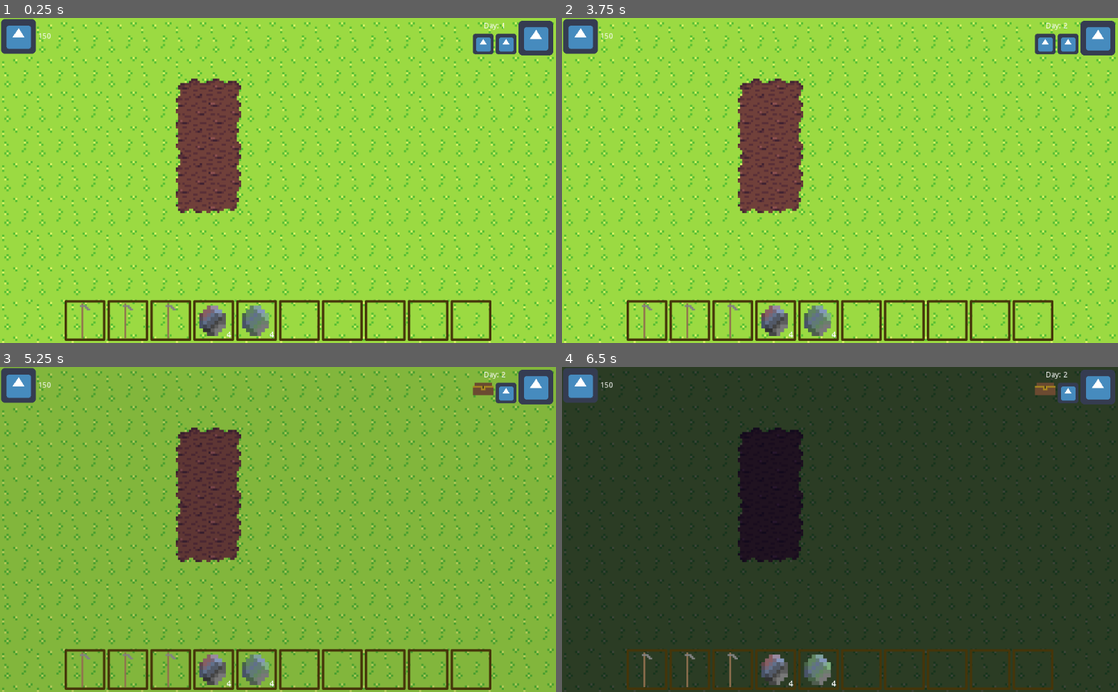
Above: before the commit, frames 1-4 (two rows, left to right).
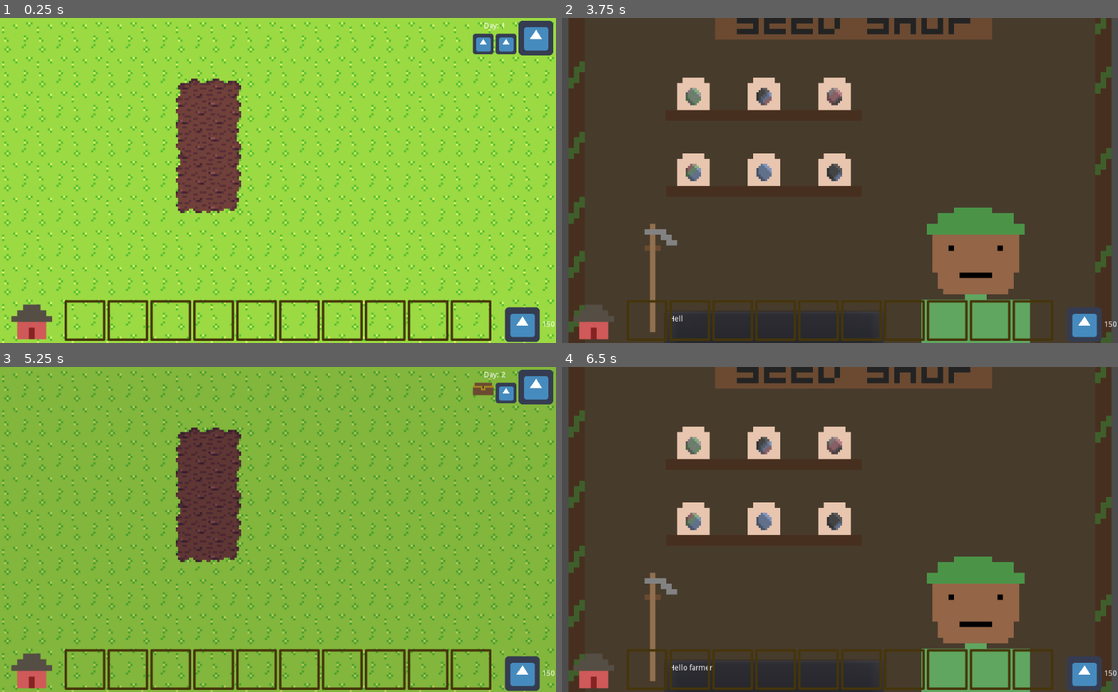
Above: after the commit, the same moments.

Repository: mrtheduts/GoGodotJam3
Game: Godot game, scene res://src/Main/Main.tscn
Two runs of this game, one before a commit and one after it. Both use one fixed random seed, a clock stepped at 60 frames per second and the inputs below. The engine's default icon, where the game draws it, is replaced by a stand-in: a white triangle on a blue panel in a dark square.
Inputs (mouse positions are in pixels of both pictures, inside the frame that each line leads up to):
- Up to frame 1 (0.25 s): no input
- Up to frame 2 (3.75 s): click (595, 323) at 0.52 s; click (595, 323) at 1.27 s; click (1095, 37) at 2 s; click (1095, 37) at 2.75 s; click (595, 323) at 3.52 s
- Up to frame 3 (5.25 s): click (33, 672) at 4.27 s; click (533, 386) at 5 s
- Up to frame 4 (6.5 s): click (595, 672) at 5.77 s

The runs differ from the first frame. In frame 1, 2.9% of the frame differs, in the area x 0-100%, y 0-100%; in frame 2, 97%; in frame 3, 2.9%; in frame 4, 94%.

Commit message:
Shop linked on main

Diff:
--- a/src/Menu/Menu.gd
+++ b/src/Menu/Menu.gd
@@ -17,7 +17,7 @@
 
 
 func _on_StartButton_pressed():
-	get_tree().change_scene("res://src/CloseUpPlot/CloseUpPlot.tscn")
+	get_tree().change_scene("res://src/Main/Main.tscn")
 
 
 func _on_QuitButton_pressed():
--- a/src/Shop/SeedPacket/SeedPacket.gd
+++ b/src/Shop/SeedPacket/SeedPacket.gd
@@ -8,18 +8,18 @@
 const ICON_PADDING : Vector2 = Vector2(0, 5)
 
 var _id : int
-var _value : float
 var _plant : Plant
+var _value : int
 
-func init(id, value):
+func init(id: int, plant: Plant):
 	_id = id
-	_value = value
-
-	_plant = PlantFactory.gen_random_plant()
+	_value = ItemDatabase.get_item(String(Constants.SEED_ITEM_ID))["sell_price"]
+	_plant = plant
 
 	var new_seed = SEED_SCENE.instance()
 	new_seed.init_seed(_plant)
 	add_child(new_seed)
+
 	new_seed.position = position + ICON_PADDING
 
 func _input_event(_viewport, _event, _shape_idx):
--- a/src/Shop/Shop.gd
+++ b/src/Shop/Shop.gd
@@ -1,4 +1,4 @@
-extends Node2D
+extends Node
 
 
 var SEED_PACKET_SCENE = load("res://src/Shop/SeedPacket/SeedPacket.tscn")
@@ -16,22 +16,13 @@
 const BAG_POSITION : Vector2 = Vector2(-195, 160)
 const DIALOG_POSITION : Vector2 = Vector2(-325, 239)
 
-const SEED_ITEM_ID : int = 4
-const HOE_ITEM_ID : int = 1
-
 var ITEM_ID_MAPPING : Dictionary = {
-	"Hoe" : HOE_ITEM_ID
+	"Hoe" : Constants.HOE_ITEM_ID
 }
 
 var _shop_level : int = 0
-
-var shop_items : Array = []
 var selected_item : Dictionary
-
 var displayed_tools_id : Array = [1]
-
-func _on_WorldManager_new_day():
-	restock()
 
 func _on_SeedPacket_selection(id: int):
 	selected_item = get_item_by_id(str(id))
@@ -49,10 +40,13 @@
 				$Dialog.skip_dialog = true
 
 func _ready():
-	Utils.conn_nodes(WorldManager, "new_day", self, "_on_WorldManager_new_day")
-	restock()
+	if PlayerState._shop_can_restock:
+		PlayerState._shop_can_restock = false
+		restock()
+	else:
+		load_stock()
 
-	if shop_items.size() > 0:
+	if PlayerState._shop_items.size() > 0:
 		display_items()
 
 	shopper_dialog(Constants.SHOP_WELCOME_TEXT)
@@ -69,29 +63,32 @@
 	var value = selected_item["item"]._value
 	var new_balance = PlayerState._money - value
 
-	if new_balance >= 0:
+	if new_balance >= 0 and PlayerState.inventory_get_empty_slot() >= 0:
 		PlayerState.set_money(new_balance)
 
-		var item_global_id : int = -1
 		var shop_id = selected_item["id"]
 
 		if shop_id in TOOLS_ID:
-			item_global_id = ITEM_ID_MAPPING[shop_id]
 			PlayerState.inventory_add_item(ITEM_ID_MAPPING[shop_id])
 		else:
-			PlayerState.inventory_add_item(SEED_ITEM_ID, 4, selected_item["item"]._plant)
+			PlayerState.inventory_add_item(Constants.SEED_ITEM_ID, 4, selected_item["item"]._plant)
 
 		shopper_dialog(Constants.SHOP_THANKS_TEXT)
 
 		selected_item["item"].queue_free()
-		shop_items.erase(selected_item)
+		PlayerState._shop_items.erase(selected_item)
 		selected_item = {}
 	else:
-		shopper_dialog(Constants.SHOP_WARN_TEXT)
+		var reason: String = ""
+		if new_balance < 0:
+			reason = "money"
+		else:
+			reason = "inventory space"
+		shopper_dialog(Constants.SHOP_WARN_TEXT % reason)
 		selected_item = {}
 
 func display_items():
-	for item in shop_items:
+	for item in PlayerState._shop_items:
 		if item["id"] in TOOLS_ID:
 			if item ["id"] == "Hoe":
 				item ["item"].position = HOE_POSITION
@@ -107,45 +104,53 @@
 			item["item"].position = position
 			Utils.conn_nodes(item["item"], "item_select", self, "_on_SeedPacket_selection")
 
+func load_stock():
+	for item in PlayerState._shop_items:
+		if item["id"] in TOOLS_ID:
+			if item ["id"] == "Hoe":
+				var new_hoe = HOE_SCENE.instance()
+				add_child(new_hoe)
+				item ["item"] = new_hoe
+		else:
+			var seed_instance = SEED_PACKET_SCENE.instance()
+
+			seed_instance.init(item["id"], item["plant"])
+			add_child(seed_instance)
+			item["item"] = seed_instance
 
 func restock():
-	shop_items = []
+	PlayerState._shop_items = []
 	restock_seeds()
 	restock_tools()
 
 func restock_tools():
 	var new_hoe = HOE_SCENE.instance()
 	add_child(new_hoe)
-	shop_items.append(
+	PlayerState._shop_items.append(
 		{
 			"id" : "Hoe",
 			"item" : new_hoe,
+			"plant": null,
 			"dialog": Constants.SHOP_HOE_TEXT % str(new_hoe._value)
 		}
 	)
 
 func restock_seeds():
 	for i in range(1, MAX_SEEDPACKET+1):
-		var seed_instance = get_random_seed(i)
+		var seed_instance = SEED_PACKET_SCENE.instance()
+
+		seed_instance.init(i, PlantFactory.gen_random_plant())
+		add_child(seed_instance)
 
 		var seed_packet : Dictionary = {
 			"id" : i,
 			"item" : seed_instance,
-			"dialog" : Constants.SHOP_SEED_TEXT % ["RANDOM", str(seed_instance._value)]
+			"plant" : seed_instance._plant,
+			"dialog" : Constants.SHOP_SEED_TEXT % str(seed_instance._value)
 		}
-		shop_items.append(seed_packet)
-
-func get_random_seed(id: int):
-	var new_seed_instance = SEED_PACKET_SCENE.instance()
-
-	var value = ItemDatabase.get_item(String(SEED_ITEM_ID))["sell_price"]
-
-	new_seed_instance.init(id, value)
-	add_child(new_seed_instance)
-
-	return new_seed_instance
+		PlayerState._shop_items.append(seed_packet)
 
 func get_item_by_id(id : String):
-	for item in shop_items:
+	for item in PlayerState._shop_items:
 		if str(item["id"]) == id:
 			return item
--- a/src/Shop/Shop.tscn
+++ b/src/Shop/Shop.tscn
@@ -3,10 +3,10 @@
 [ext_resource path="res://raw_assets/images/shop/shop.png" type="Texture" id=1]
 [ext_resource path="res://src/UI/Money/Money.tscn" type="PackedScene" id=2]
 [ext_resource path="res://src/Dialog/Dialog.tscn" type="PackedScene" id=3]
-[ext_resource path="res://src/UI/PlayerInventory/PlayerInventory.tscn" type="PackedScene" id=4]
+[ext_resource path="res://src/UI/UILayer.tscn" type="PackedScene" id=4]
 [ext_resource path="res://src/Shop/Shop.gd" type="Script" id=6]
 
-[node name="Shop" type="Node2D"]
+[node name="Shop" type="Node"]
 script = ExtResource( 6 )
 
 [node name="Background" type="Sprite" parent="."]
@@ -24,11 +24,7 @@
 margin_right = 450.0
 margin_bottom = 342.0
 
-[node name="PlayerInventory" parent="." instance=ExtResource( 4 )]
-margin_left = -418.0
-margin_top = 251.0
-margin_right = -418.0
-margin_bottom = 251.0
+[node name="UILayer" parent="." instance=ExtResource( 4 )]
 
 [node name="Camera2D" type="Camera2D" parent="."]
 current = true
--- a/src/Singletons/Constants.gd
+++ b/src/Singletons/Constants.gd
@@ -47,9 +47,9 @@
 const SHOP_HOE_TEXT = "This is the best Hoe you can find on market right now. Great to expand your flower bed area.\nBuy this for only %s coins!"
 const SHOP_CHEST_TEXT = "This is a mysterious chest I found on my trips.\nNot sure what it does, but you may find use for it. Only %s coins."
 const SHOP_BAG_TEXT = "Buying all the seeds you see, but don't have enough space?\nBuy this seed bag for only %s coins!"
-const SHOP_SEED_TEXT = "A nice %s seed for only %s coins. Interested?"
+const SHOP_SEED_TEXT = "A nice seed for only %s coins. Interested?"
 const SHOP_THANKS_TEXT = "Thanks for your purchase!"
-const SHOP_WARN_TEXT = "Oops. I think you don't have enough money right now. Come back when you do, okay?"
+const SHOP_WARN_TEXT = "Oops. I think you don't have enough %s right now. Come back when you do, okay?"
 
 # ITEMS
 const HOE_ITEM_ID : int = 1
--- a/src/Singletons/PlayerState/PlayerState.gd
+++ b/src/Singletons/PlayerState/PlayerState.gd
@@ -17,10 +17,14 @@
 var _holding_item : int = -1
 var _sell_per : float = 0.75
 
+var _shop_items : Array = []
+var _shop_can_restock : bool = true
+
 onready var _is_editing_garden : bool = false
 onready var _is_planting_seed : bool = false
 
 func _ready():
+	Utils.conn_nodes(WorldManager, "new_day", self, "_on_WorldManager_new_day")
 	if _inventory.empty():
 		var dict:Dictionary = {}
 		for slot in range (0, _inventory_max_slots):
@@ -66,6 +70,9 @@
 
 func _on_UILayer_plant_sold(value: int):
 	add_money(value)
+
+func _on_WorldManager_new_day():
+	_shop_can_restock = true
 
 func hold_item_used():
 	if _holding_item < 0:
--- a/src/UI/PlayerInventory/PlayerInventory.gd
+++ b/src/UI/PlayerInventory/PlayerInventory.gd
@@ -36,11 +36,11 @@
 	set_process(false)
 	set_process_input(true)
 
-	for i in range(1,6):
-		if i >= 4:
-			PlayerState.inventory_add_item(4, 4, PlantFactory.gen_random_plant())
-		else:
-			PlayerState.inventory_add_item(1)
+	#for i in range(1,6):
+	#	if i >= 4:
+	#		PlayerState.inventory_add_item(4, 4, PlantFactory.gen_random_plant())
+	#	else:
+	#		PlayerState.inventory_add_item(1)
 
 
 func _process(_delta):
@@ -119,7 +119,7 @@
 			return
 
 	var new_slot = INVENTORY_SLOT_SCENE.instance()
-	new_slot.update_item(slot, item_meta_data, amount)
+	new_slot.update_item(slot, item_meta_data, String(amount))
 	$Slots.add_child(new_slot)
 
 func show_item_options(index: int):
--- a/src/UI/UILayer.gd
+++ b/src/UI/UILayer.gd
@@ -13,7 +13,15 @@
 var CLOSE_UP_SOIL_SCENE = preload("res://src/CloseUpPlot/CloseUpPlot.tscn")
 var COMBINE_ANIMATION_SCENE = preload("res://src/UI/CombineAnimation/CombineAnimation.tscn")
 
+var SHOP_SCENE_PATH : String = "res://src/Shop/Shop.tscn"
+var MAIN_SCENE_PATH : String = "res://src/Main/Main.tscn"
+
+var active_scene : String = ""
 var opened_plants := {}
+
+func _ready():
+	if get_tree().get_current_scene().get_name() == "Shop":
+		$WorldUI.visible = false
 
 func _on_Garden_combine_plants(plants: Array, new_plant: Plant):
 	for node in get_children():
@@ -74,3 +82,9 @@
 
 func _on_PopupWindow_combine_button_clicked(plant: Plant):
 	emit_signal("combine_crop", plant)
+
+func _on_Store_pressed():
+	if get_tree().get_current_scene().get_name() == "Main":
+		get_tree().change_scene(SHOP_SCENE_PATH)
+	else:
+		get_tree().change_scene(MAIN_SCENE_PATH)
--- a/src/UI/UILayer.tscn
+++ b/src/UI/UILayer.tscn
@@ -1,27 +1,42 @@
-[gd_scene load_steps=5 format=2]
+[gd_scene load_steps=6 format=2]
 
 [ext_resource path="res://src/UI/UILayer.gd" type="Script" id=1]
 [ext_resource path="res://src/UI/Money/Money.tscn" type="PackedScene" id=2]
 [ext_resource path="res://src/UI/WorldUI/WorldUI.tscn" type="PackedScene" id=3]
 [ext_resource path="res://src/UI/PlayerInventory/PlayerInventory.tscn" type="PackedScene" id=4]
+[ext_resource path="res://raw_assets/images/ui/shop_icon.png" type="Texture" id=5]
 
 [node name="UILayer" type="CanvasLayer"]
 script = ExtResource( 1 )
 
-[node name="Money" parent="." instance=ExtResource( 2 )]
-anchor_left = 0.0
-anchor_top = 0.0
-anchor_right = 0.0
-anchor_bottom = 0.0
-margin_left = 0.0
-margin_top = 0.0
-margin_right = 88.0
-margin_bottom = 68.0
-
 [node name="WorldUI" parent="." instance=ExtResource( 3 )]
+margin_left = -153.0
+margin_bottom = 69.0
 
 [node name="PlayerInventory" parent="." instance=ExtResource( 4 )]
 anchor_top = 1.0
 anchor_bottom = 1.0
 margin_top = -106.0
 margin_bottom = 0.0
+
+[node name="Money" parent="." instance=ExtResource( 2 )]
+anchor_left = 1.0
+anchor_top = 1.0
+anchor_right = 1.0
+anchor_bottom = 1.0
+margin_left = -96.0
+margin_top = -68.0
+margin_right = -8.0
+margin_bottom = 0.0
+rect_pivot_offset = Vector2( 88, 67 )
+
+[node name="Store" type="TextureButton" parent="."]
+anchor_top = 0.987
+anchor_bottom = 0.987
+margin_left = 21.0
+margin_top = -63.2
+margin_right = 96.0
+margin_bottom = 0.799988
+texture_normal = ExtResource( 5 )
+
+[connection signal="pressed" from="Store" to="." method="_on_Store_pressed"]
Binary file added: raw_assets/images/ui/shop_icon.png
Not shown, added: raw_assets/images/ui/shop_icon.png.import
